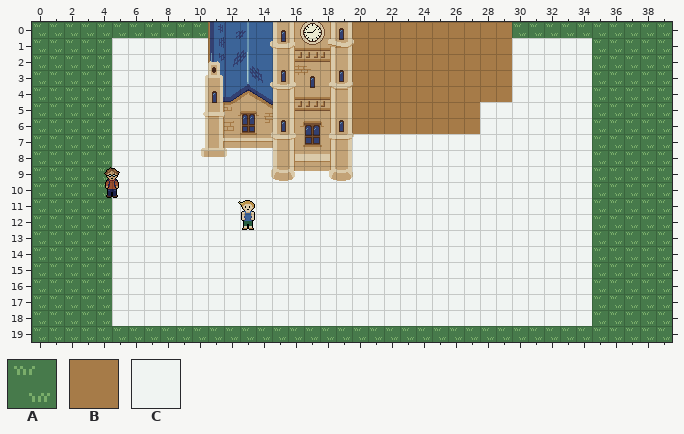
Two states of a Tiled map (JSON), assets/maps/level1.tmj. The picture above was drawn from the file before the commit.
Cells are 16x16 px. Shown: x 0..39, y 0..19. Tiles whose own drawing changed are shown in their newer look in all pictures.
Key: from "TilemapOutdoor": A 1, B 2, C 3.
_ is an empty cell.
Layer "Tiles" before, first column x 0:
 0 AAAAAAAAAAABBBBBBBBBBBBBBBBBBBAAAAAAAAAA
 1 AAAAACCCCCCBBBBBBBBBBBBBBBBBBBCCCCCAAAAA
 2 AAAAACCCCCCBBBBBBBBBBBBBBBBBBBCCCCCAAAAA
 3 AAAAACCCCCCBBBBBBBBBBBBBBBBBBBCCCCCAAAAA
 4 AAAAACCCCCCBBBBBBBBBBBBBBBBBBBCCCCCAAAAA
 5 AAAAACCCCCCBCCCBBBBBBBBBBBBBCCCCCCCAAAAA
 6 AAAAACCCCCCCCCCBBBBBBBBBBBBBCCCCCCCAAAAA
 7 AAAAACCCCCCCCCCCCCCCCCCCCCCCCCCCCCCAAAAA
 8 AAAAACCCCCCCCCCCCCCCCCCCCCCCCCCCCCCAAAAA
 9 AAAAACCCCCCCCCCCCCCCCCCCCCCCCCCCCCCAAAAA
10 AAAAACCCCCCCCCCCCCCCCCCCCCCCCCCCCCCAAAAA
11 AAAAACCCCCCCCCCCCCCCCCCCCCCCCCCCCCCAAAAA
12 AAAAACCCCCCCCCCCCCCCCCCCCCCCCCCCCCCAAAAA
13 AAAAACCCCCCCCCCCCCCCCCCCCCCCCCCCCCCAAAAA
14 AAAAACCCCCCCCCCCCCCCCCCCCCCCCCCCCCCAAAAA
15 AAAAACCCCCCCCCCCCCCCCCCCCCCCCCCCCCCAAAAA
16 AAAAACCCCCCCCCCCCCCCCCCCCCCCCCCCCCCAAAAA
17 AAAAACCCCCCCCCCCCCCCCCCCCCCCCCCCCCCAAAAA
18 AAAAACCCCCCCCCCCCCCCCCCCCCCCCCCCCCCAAAAA
19 AAAAAAAAAAAAAAAAAAAAAAAAAAAAAAAAAAAAAAAA
The result:
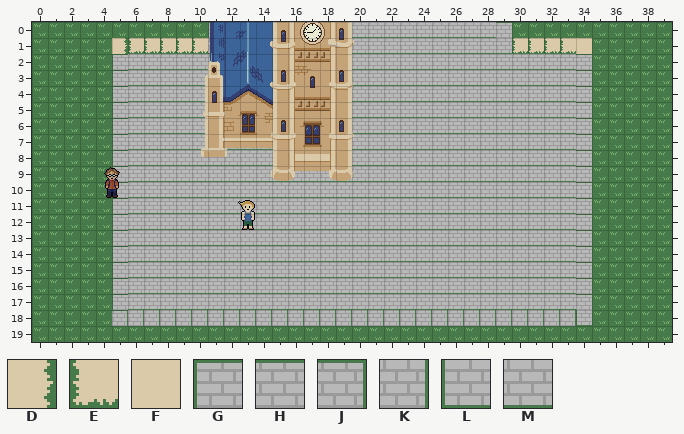
Further tiles: from "TilemapOutdoor": D 10, E 11, F 12, G 13, H 14, J 15, K 16, L 17, M 18.
Log entry: Support tile map texture sheets with multiple rows
Changes in this commit:
Changed rows in their new state; . is an unchanged cell.
Layer "Tiles":
first column x 5:
 0 ......G........MMMMMMMMMH.....
 1 DEEEEEM......MMMMMMMMMMMMEEEEF
 2 GMMMMMM........MMMMMMMMMMMMMMH
 3 GMMMMM.........MMMMMMMMMMMMMMH
 4 GMMMMM.........MMMMMMMMMMMMMMH
 5 GMMMMM.........MMMMMMMMMMMMMMH
 6 GMMMMM.........MMMMMMMMMMMMMMH
 7 GMMMMM.MMM.....MMMMMMMMMMMMMMH
 8 GMMMMMMMMMM....MMMMMMMMMMMMMMH
 9 GMMMMMMMMMMMMMMMMMMMMMMMMMMMMH
10 GMMMMMMMMMMMMMMMMMMMMMMMMMMMMH
11 GMMMMMMMMMMMMMMMMMMMMMMMMMMMMH
12 GMMMMMMMMMMMMMMMMMMMMMMMMMMMMH
13 GMMMMMMMMMMMMMMMMMMMMMMMMMMMMH
14 GMMMMMMMMMMMMMMMMMMMMMMMMMMMMH
15 GMMMMMMMMMMMMMMMMMMMMMMMMMMMMH
16 GMMMMMMMMMMMMMMMMMMMMMMMMMMMMH
17 GMMMMMMMMMMMMMMMMMMMMMMMMMMMMH
18 JKKKKKKKKKKKKKKKKKKKKKKKKKKKKL
